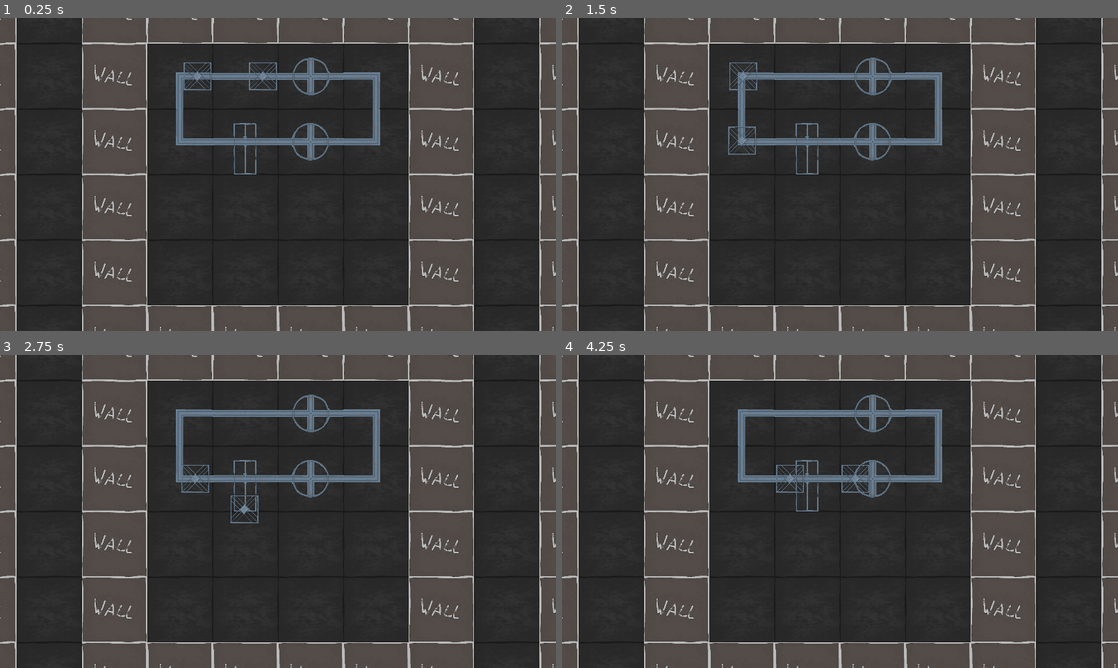
Above: before the commit, frames 1-4 (two rows, left to right).
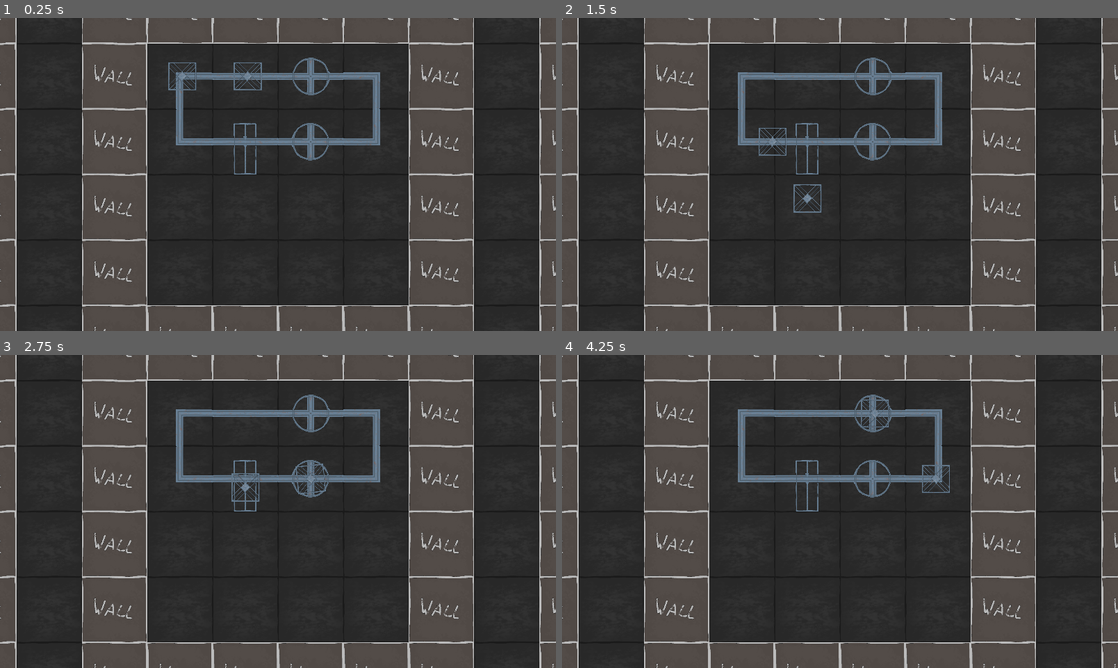
Above: after the commit, the same moments.

Repository: BoringStudio/ldjam54
Game: Godot game, scene res://game.tscn
Same seed, same stepped clock (60 frames per second), same inputs: the game is played once before the commit and once after it.
Inputs:
- Up to frame 1 (0.25 s): no input
- Up to frame 2 (1.5 s): no input
- Up to frame 3 (2.75 s): no input
- Up to frame 4 (4.25 s): no input

The runs differ from the first frame. In frame 1, 0.4% of the frame differs, in the area x 30-50%, y 14-24%; in frame 2, 0.5%, in the area x 29-47%, y 14-63%; in frame 3, 0.5%; in frame 4, 0.5%.

Commit message:
wip: Figures

Diff:
--- a/main.gd
+++ b/main.gd
@@ -1,3 +1,3 @@
 extends Node2D
 
-var simulation_speed = 1.0
+var simulation_speed = 2.0
--- /dev/null
+++ b/prefabs/figure/figure.gd
@@ -0,0 +1,59 @@
+extends Node2D
+
+class_name Figure
+
+# Packed grid item:
+# 1 bit - diagonal
+# 16 bit - first
+# 16 bit - second
+
+const PACKED_DIAGONAL_MASK: int = 0x100000000
+const PACKED_INDEX_MASK: int = 0xffff
+
+var _parts: Array[FigurePart] = []
+var _grid: Array[int] = []
+var _pivot: Vector2i = Vector2i()
+
+@onready var _handle: Node2D = $Handle
+
+enum Diagonal {
+	Right, # /
+	Left, # \
+}
+
+func _ready():
+	pass
+
+
+func _process(_delta):
+	pass
+
+
+func merge(direction: Vector2i, other: Figure) -> bool:
+	return false
+
+
+func _pack_grid_item(first: int, second: int, diagonal: Diagonal) -> int:
+	var result = (first & PACKED_INDEX_MASK) | (second & PACKED_INDEX_MASK) << 16
+	if diagonal == Diagonal.Right:
+		result |= PACKED_DIAGONAL_MASK
+	return result
+
+
+func _unpack_diagonal(packed: int) -> Diagonal:
+	if packed & PACKED_DIAGONAL_MASK == 0:
+		return Diagonal.Right
+	else:
+		return Diagonal.Left
+
+
+func _unpack_grid_item_first(packed: int):
+	packed &= PACKED_INDEX_MASK
+	if packed == PACKED_INDEX_MASK:
+		return null
+	return _parts[packed]
+
+
+func _unpack_grid_item_second(packed: int):
+	packed >>= 16
+	return _unpack_grid_item_first(packed)
--- /dev/null
+++ b/prefabs/figure/figure.tscn
@@ -0,0 +1,8 @@
+[gd_scene load_steps=2 format=3 uid="uid://b4rycfydd6k58"]
+
+[ext_resource type="Script" path="res://prefabs/figure/figure.gd" id="1_piffg"]
+
+[node name="Figure" type="Node2D"]
+script = ExtResource("1_piffg")
+
+[node name="Handle" type="Node2D" parent="."]
--- /dev/null
+++ b/prefabs/figure/figure_part.gd
@@ -0,0 +1,26 @@
+@tool
+extends Node2D
+
+class_name FigurePart
+
+const TOP_LEFT: int = 0
+const TOP_RIGHT: int = 1
+const BOTTOM_RIGHT: int = 2
+const BOTTOM_LEFT: int = 3
+
+@export_enum("TopLeft:0", "TopRight:1", "BottomRight:2", "BottomLeft:3") var variant: int = 0
+
+@onready var _sprite = $Sprite
+
+func _ready():
+	_sync_sprite_state()
+
+
+func _process(_delta):
+	if Engine.is_editor_hint():
+		_sync_sprite_state()
+
+
+func _sync_sprite_state():
+	_sprite.flip_h = variant == TOP_RIGHT or variant == BOTTOM_RIGHT
+	_sprite.flip_v = variant == BOTTOM_LEFT or variant == BOTTOM_RIGHT
--- /dev/null
+++ b/prefabs/figure/figure_part.tscn
@@ -0,0 +1,14 @@
+[gd_scene load_steps=4 format=3 uid="uid://w3bynhbmiyu7"]
+
+[ext_resource type="Script" path="res://prefabs/figure/figure_part.gd" id="1_5yxt2"]
+[ext_resource type="Texture2D" uid="uid://catajgklqugxa" path="res://textures/spritesheet.png" id="1_bdx26"]
+
+[sub_resource type="AtlasTexture" id="AtlasTexture_0xjm1"]
+atlas = ExtResource("1_bdx26")
+region = Rect2(512, 0, 256, 256)
+
+[node name="FigurePart" type="Node2D"]
+script = ExtResource("1_5yxt2")
+
+[node name="Sprite" type="Sprite2D" parent="."]
+texture = SubResource("AtlasTexture_0xjm1")
Binary file changed: textures/spritesheet.png
